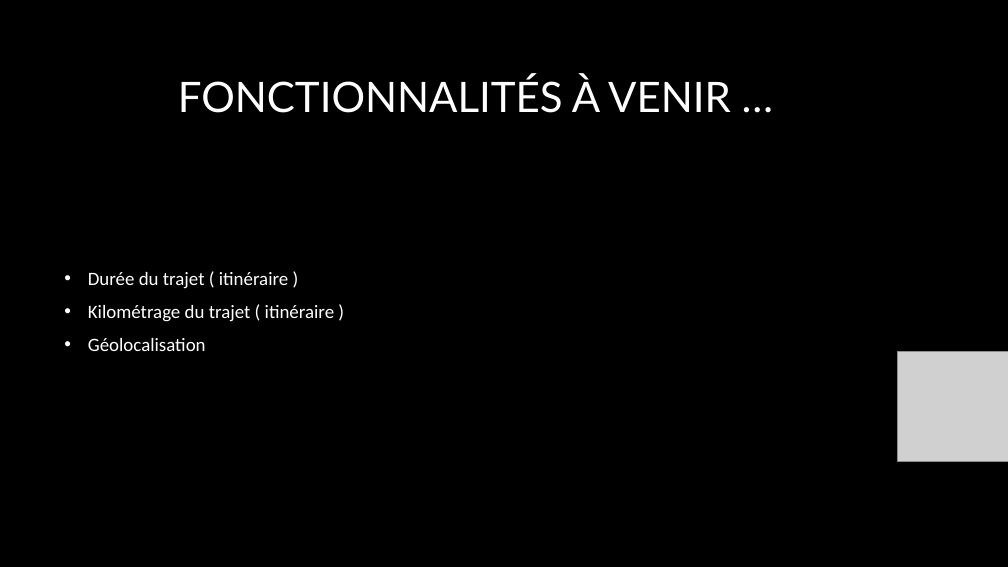
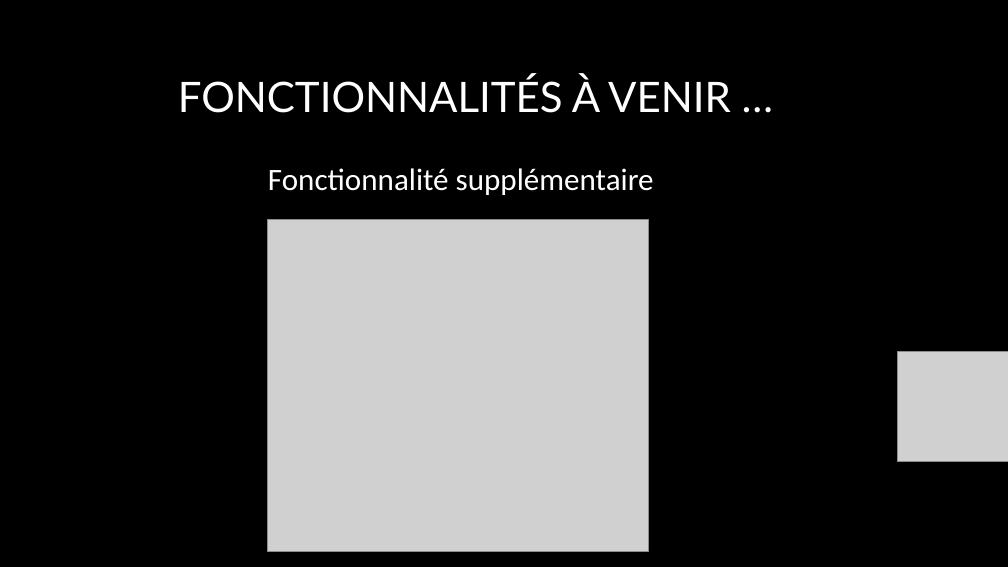
Before and after one commit to regfarad/mapsLibrary, a slide deck: slide 7 of PWP Presentation 1/Présentation7.pptx. Drawn at 1008x567 pixels with LibreOffice and Linux fonts; fonts in the diff are those of the drawing; grey boxes stand for pictures; background and template pictures are left out. Boxes give left, top, right and bottom in pixels: in the first picture for what was removed or moved away, otherwise in the second. Text is boxed around its words. In the diff, an @@ line names an element or a change of style, - is before the commit and + after.

```diff
--- a/PWP Presentation 1/Présentation7.pptx
+++ b/PWP Presentation 1/Présentation7.pptx
@@ text added at (x1=268, y1=168, x2=654, y2=195), 29.6 pt, text #FFFFFF @@
+Fonctionnalité supplémentaire
@@ picture added at (x1=268, y1=219, x2=649, y2=551) @@
@@ text removed at (x1=88, y1=272, x2=334, y2=351) @@
-• Durée du trajet ( itinéraire )
-• Kilométrage du trajet ( itinéraire )
-• Géolocalisation
```
Also in this commit, not shown: 1 slide added, 1 slide removed, 5 other files.
